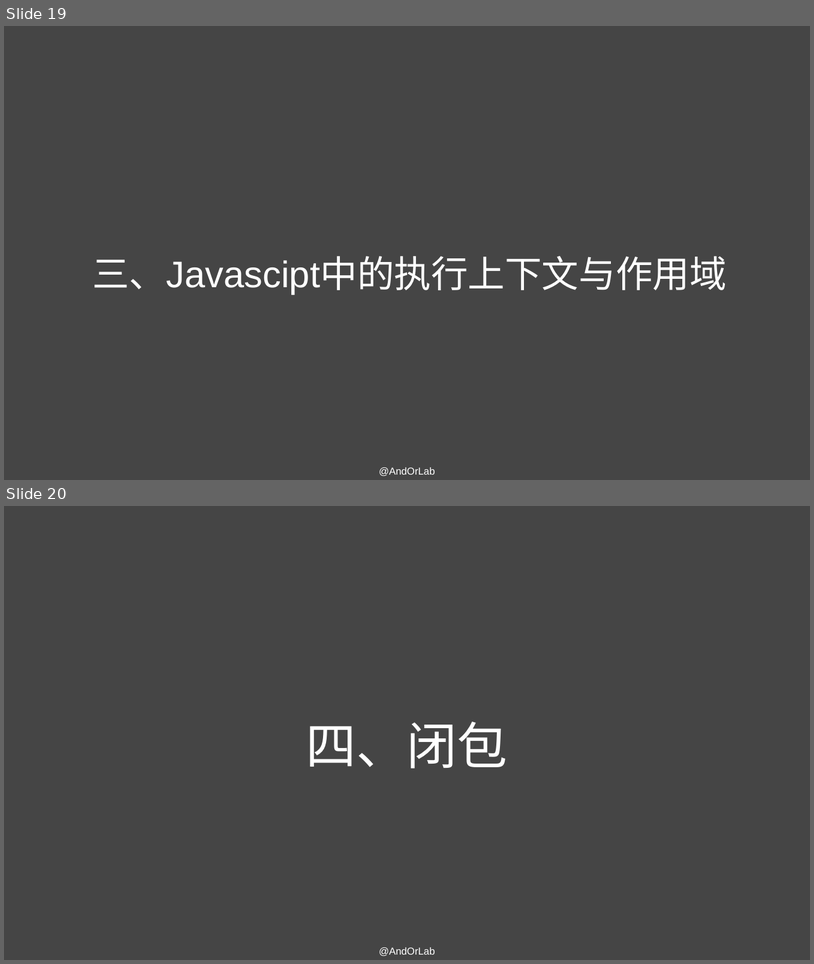
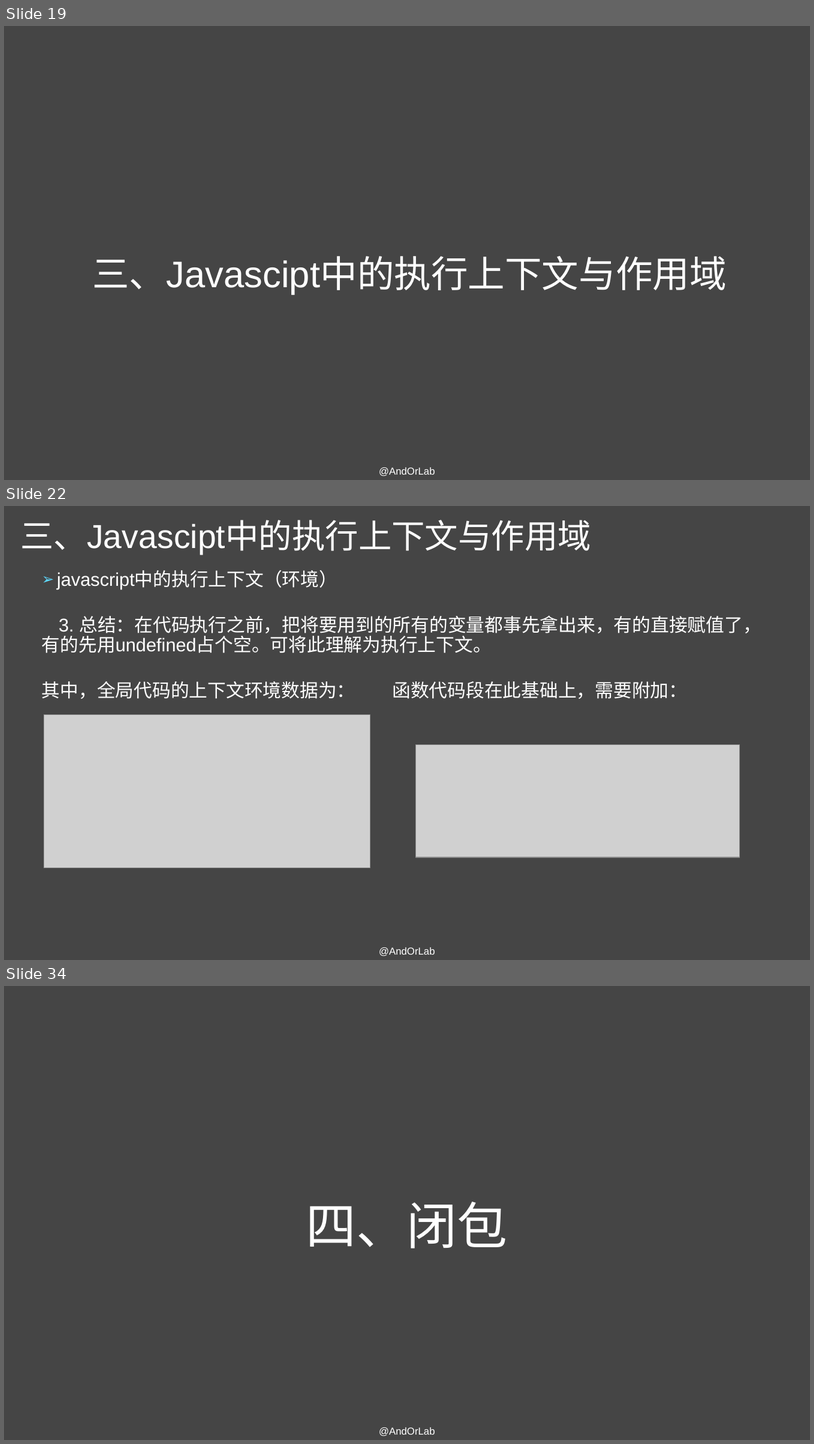
Before and after one commit to AndorLab/TodoList, a slide deck: contents/2018-11-07-王海亮/Javascript原型与闭包的理解.pptx. Shown one above the other, each under a label of ours: slides 19 and 20 before the commit, slides 19, 22 and 34 after it; the slides between them are not shown. The pictures are 814x964 and 814x1444 pixels, drawn with LibreOffice and Linux fonts; fonts in the diff are those of the drawing; grey boxes stand for pictures. Boxes give left, top, right and bottom in pixels: in the first picture for what was removed or moved away, otherwise in the second. Text is boxed around its words. In the diff, an @@ line names an element or a change of style, - is before the commit and + after.

Commit message:
'continue(contents)补充上下文及作用域相关内容'

```diff
--- a/contents/2018-11-07-王海亮/Javascript原型与闭包的理解.pptx
+++ b/contents/2018-11-07-王海亮/Javascript原型与闭包的理解.pptx
@@ slide 22 added at bbox=[4, 506, 810, 960], background #454545 @@
@@ title added at bbox=[20, 520, 591, 555], 39.6 pt, text #FFFFFF @@
+三、Javascipt中的执行上下文与作用域
@@ text added at bbox=[42, 571, 762, 699], 22 pt, text #FFFFFF @@
+➢ javascript中的执行上下文（环境）
+3. 总结：在代码执行之前，把将要用到的所有的变量都事先拿出来，有的直接赋值了，有的先用undefined占个空。可将此理解为执行上下文。
+其中，全局代码的上下文环境数据为： 函数代码段在此基础上，需要附加：
@@ picture added at bbox=[44, 715, 371, 868] @@
@@ picture added at bbox=[416, 744, 740, 857] @@
@@ text added at bbox=[379, 947, 435, 956], 12 pt, text #FFFFFF @@
+@AndOrLab
@@ what was slide 20 is now slide 34 @@
```
Also in this commit, not shown: 19 other slides added, 1 other file.
